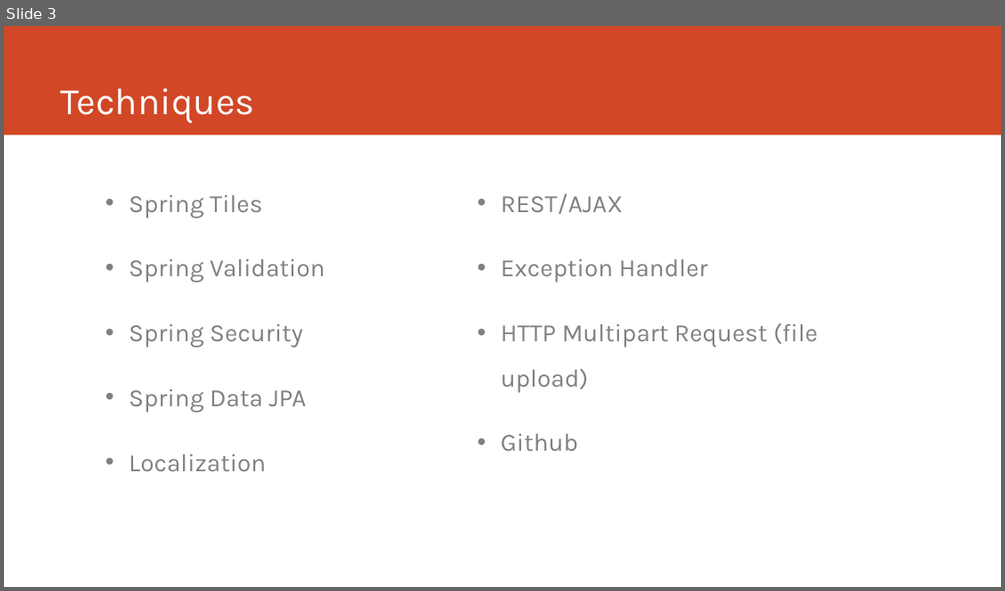
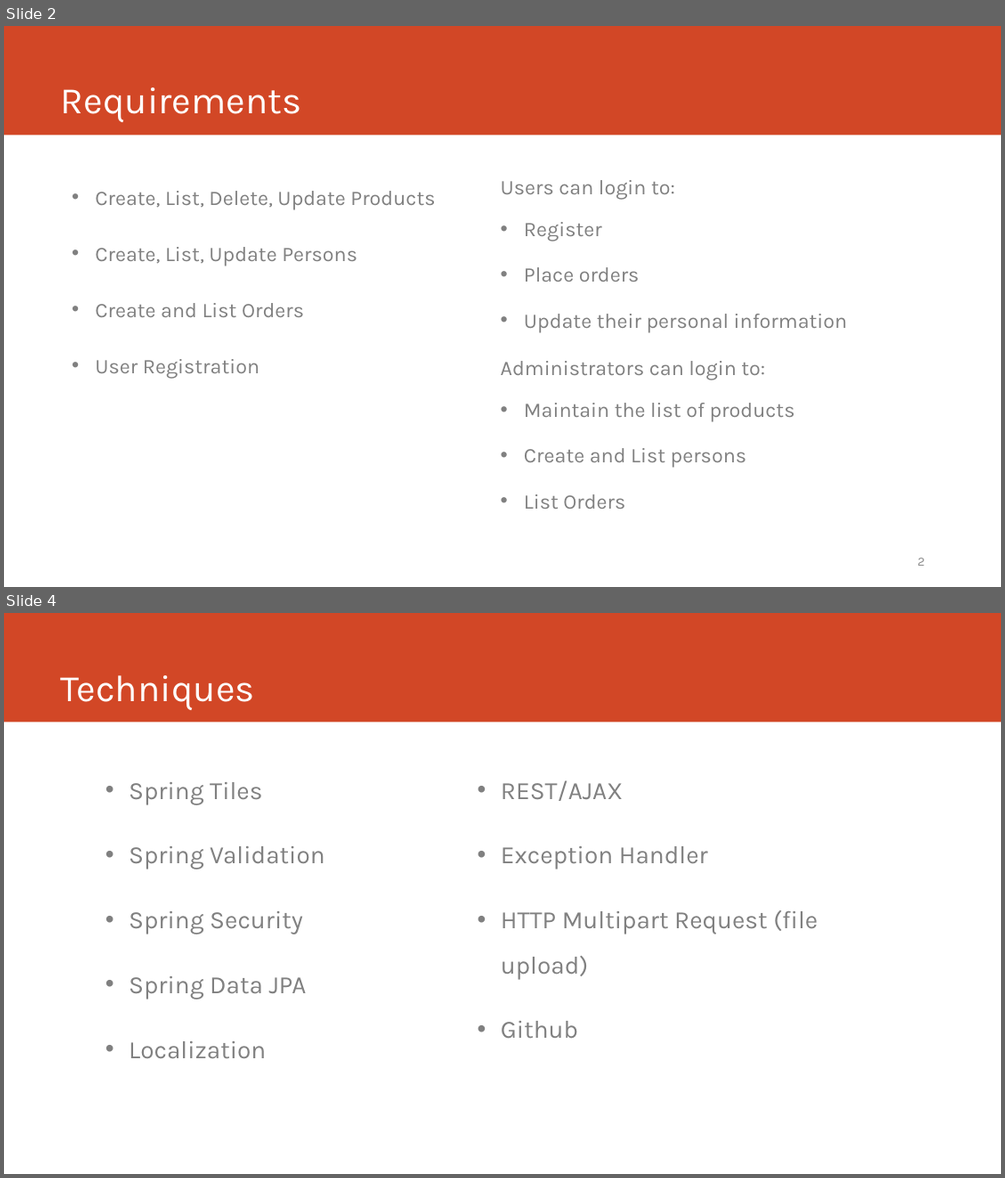
Before and after one commit to hoangvudp/TheCoffeeShop, a slide deck: The Coffee Shop.pptx. Shown one above the other, each under a label of ours: slide 3 before the commit, slides 2 and 4 after it; the slides between them are not shown. The pictures are 1005x591 and 1005x1178 pixels, drawn with LibreOffice and Linux fonts; fonts in the diff are those of the drawing. Boxes give left, top, right and bottom in pixels: in the first picture for what was removed or moved away, otherwise in the second. Text is boxed around its words. In the diff, an @@ line names an element or a change of style, - is before the commit and + after.

```diff
--- a/The Coffee Shop.pptx
+++ b/The Coffee Shop.pptx
@@ slide 2 added at box(4, 26, 1001, 587), background #FFFFFF; not listed: 1 template element that a slide beside it also shows @@
@@ title added at box(61, 87, 301, 122), 36 pt, text #FFFFFF @@
+Requirements
@@ text added at box(501, 180, 848, 508), 20 pt, text #808080 @@
+Users can login to:
+• Register
+• Place orders
+• Update their personal information
+Administrators can login to:
+• Maintain the list of products
+• Create and List persons
+• List Orders
@@ text added at box(95, 191, 435, 378), 20 pt, text #808080 @@
+• Create, List, Delete, Update Products
+• Create, List, Update Persons
+• Create and List Orders
+• User Registration
@@ page number added at box(917, 557, 924, 565), 12 pt, text #8C8C8C @@
+2
@@ what was slide 3 is now slide 4 @@
```
Also in this commit, not shown: 2 slides changed, 1 slide removed, 5 other files.
